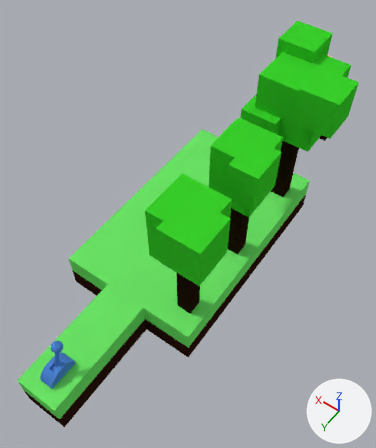
The Blender file Linked/Blender Models/Modul 1.blend, before and after one commit.
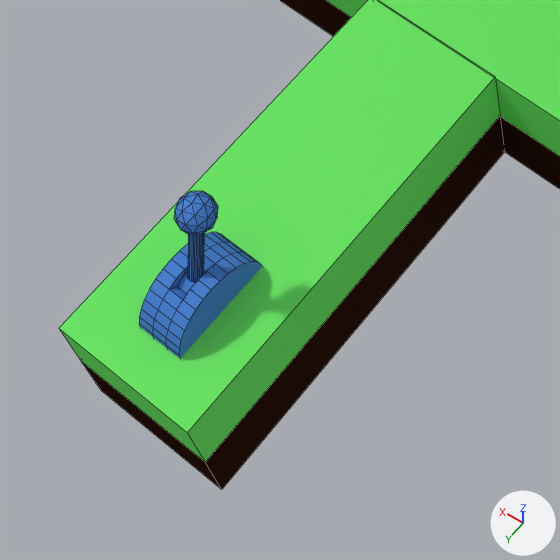
Old and new are each drawn whole from a camera (50 mm lens) standing at (-6.62, 10.76, 16.45) and looking at (-0.35, 1.98, 2.66) and again close up on the part from 0% to 43% of the width and 64% to 100% of the height. The axes (+X, +Y, +Z) are drawn at lower right. The lights are the same throughout. The close-ups show mesh edges as thin lines.

The first close-up shows 'Cube.018', 'Plattform1'.
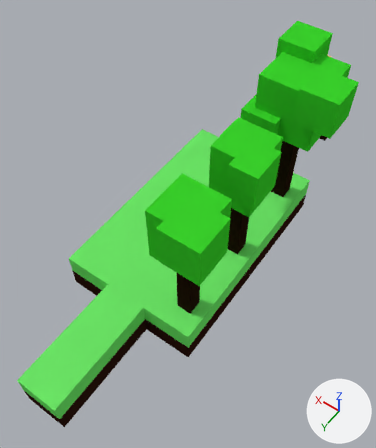
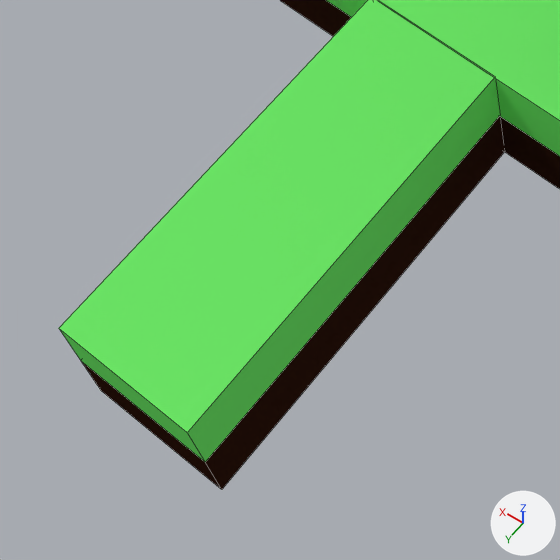
Pixel boxes (x1, y1, x2, y2) of what changed, in the close-ups (560 x 560 px):
'Cube.018', hidden (blue): before (139, 191, 262, 358)

The edits, one by one:
Object 'Cube.018' (ob_cube_018) is now hidden.
